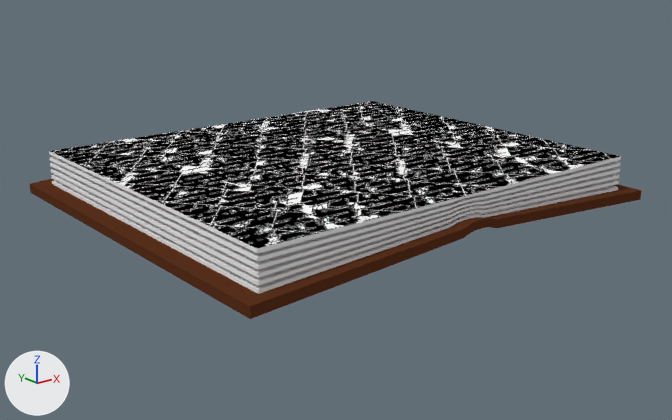
The Blender file TheOvercoat/Assets/Models(blend)/Other/bigBook.blend as it was, and as the next commit left it.
Both versions are drawn from a 50 mm camera at (-18.83, -23.77, 8.82) aimed at (-0.11, -0.36, -0.54). The lights are fixed; the arrows at lower left show +X, +Y and +Z.
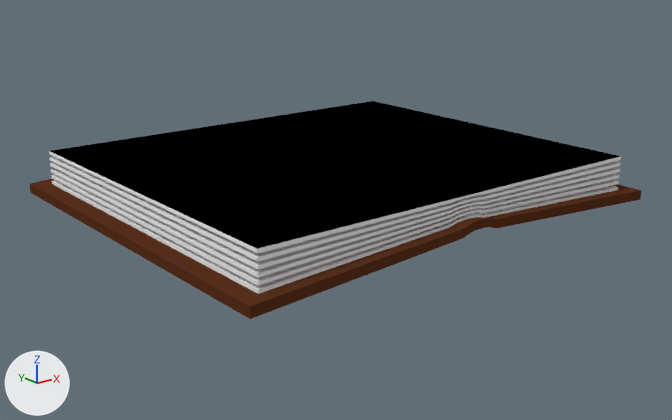
Pixel boxes (x1, y1, x2, y2) of what changed, in the pictures (672 x 420 px):
'Cube', surface changed (grey to black): (49, 101, 621, 252) in both
part 1 of me_cube_001, surface changed (grey to black): (50, 101, 620, 249) in both

Patch to the scene script:
```diff
--- a/TheOvercoat/Assets/Models(blend)/Other/bigBook.blend.py
+++ b/TheOvercoat/Assets/Models(blend)/Other/bigBook.blend.py
@@ img_writing_01_png @@
+img_writing_01_png = load_image('writing-01.png', '../../Textures/writing-01.png', 1920, 1080, 'sRGB')
@@ mat_material_002 @@
 n3 = _N.new('ShaderNodeTexImage'); n3.name = 'Image Texture'
-n3.image = img_handwriting_png
+n3.image = img_writing_01_png
 _L.new(n1.outputs[0], n0.inputs[0])  # 'BSDF' to 'Surface'
@@ me_cube_001 @@
 me_cube_001.from_pydata(...)  # 384 vertices, 382 faces; spans x -1.0..1.0, y -1.0..1.0, z -1.0..8.2
 # used by ob_cube; location = (0.0, 0.0, 0.0); scale = (7.82, 6.77, 0.161)
+# me_cube_001 part 1: texture (UV) coordinates of 7 of 382 faces, centred in x -0.51..0.51, y 0.0, z 8.2, changed; they spanned u -0.3..1.37, v 0.08..1.0 and now span u 0.0..1.0, v 0.0..1.0
 me_cube_001.materials.append(mat_material)
```
